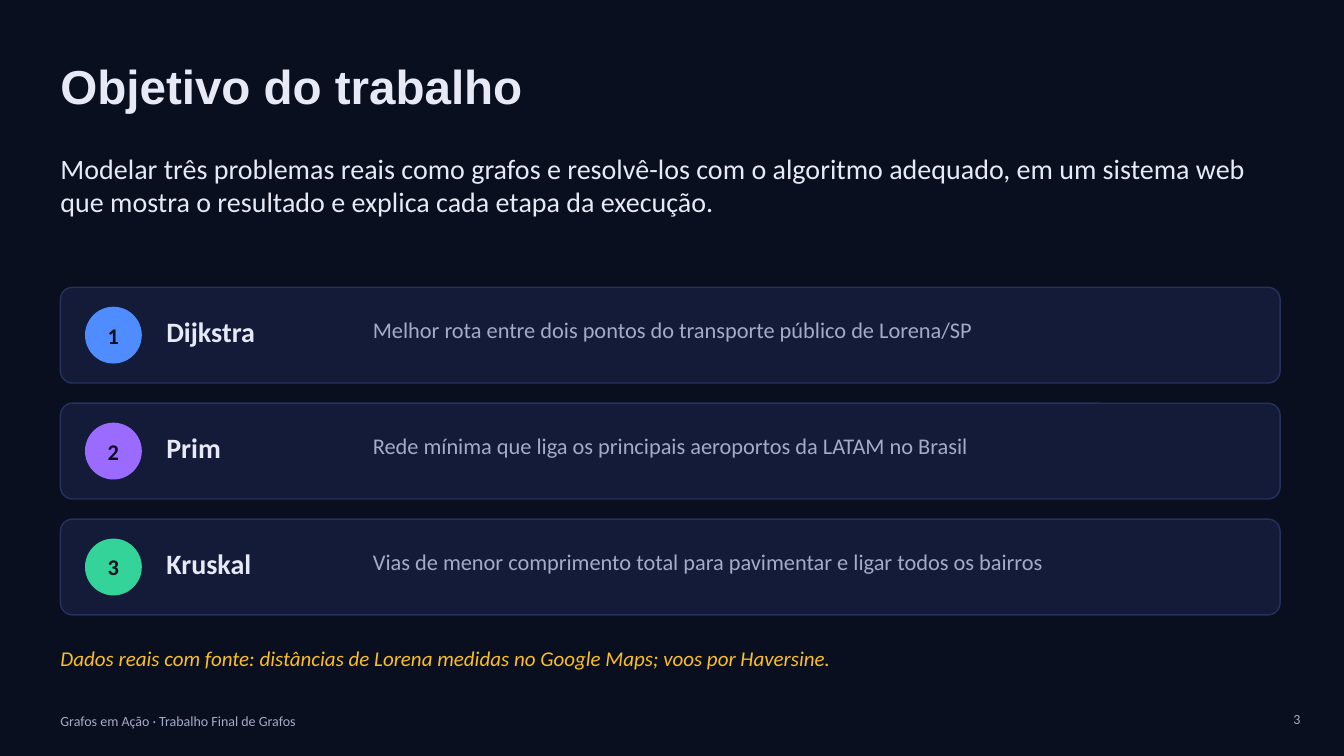
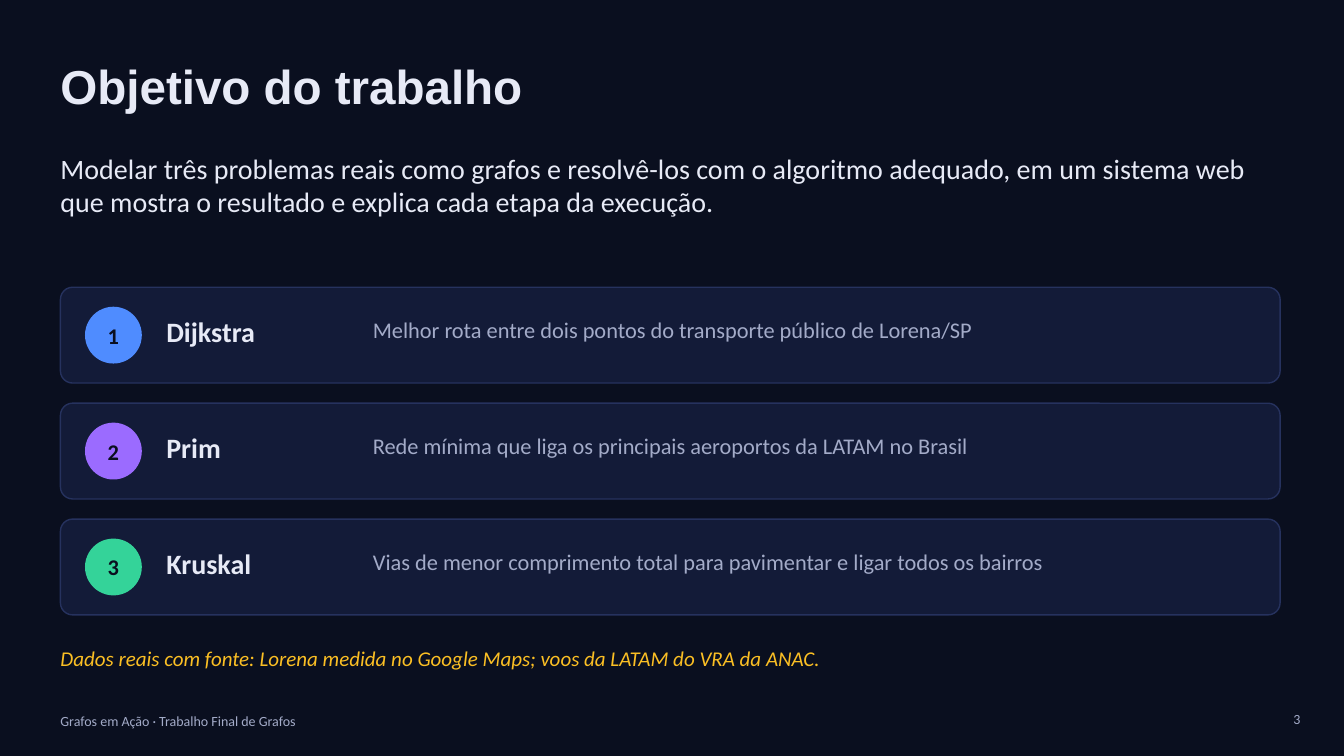
Before and after one commit to Martonidaz/Grafos-em-Acao, a slide deck: slide 3 of docs/Grafos_em_Acao_Apresentacao.pptx. Drawn at 1344x756 pixels with LibreOffice and Linux fonts; fonts in the diff are those of the drawing. Boxes give left, top, right and bottom in pixels: in the first picture for what was removed or moved away, otherwise in the second. Text is boxed around its words. In the diff, an @@ line names an element or a change of style, - is before the commit and + after.

```diff
--- a/docs/Grafos_em_Acao_Apresentacao.pptx
+++ b/docs/Grafos_em_Acao_Apresentacao.pptx
@@ text at (60,651,820,670): text changed @@
-Dados reais com fonte: distâncias de Lorena medidas no Google Maps; voos por Haversine.
+Dados reais com fonte: Lorena medida no Google Maps; voos da LATAM do VRA da ANAC.
```
Also in this commit, not shown: 4 other slides changed, 8 other files.
